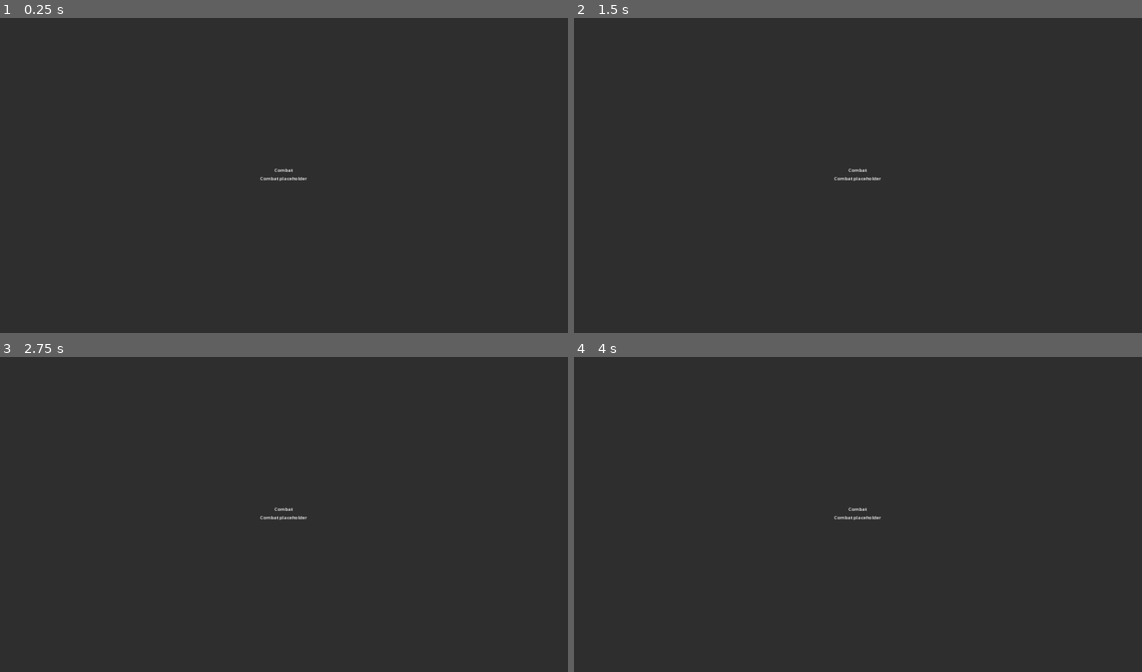
Above: before the commit, frames 1-4 (two rows, left to right).
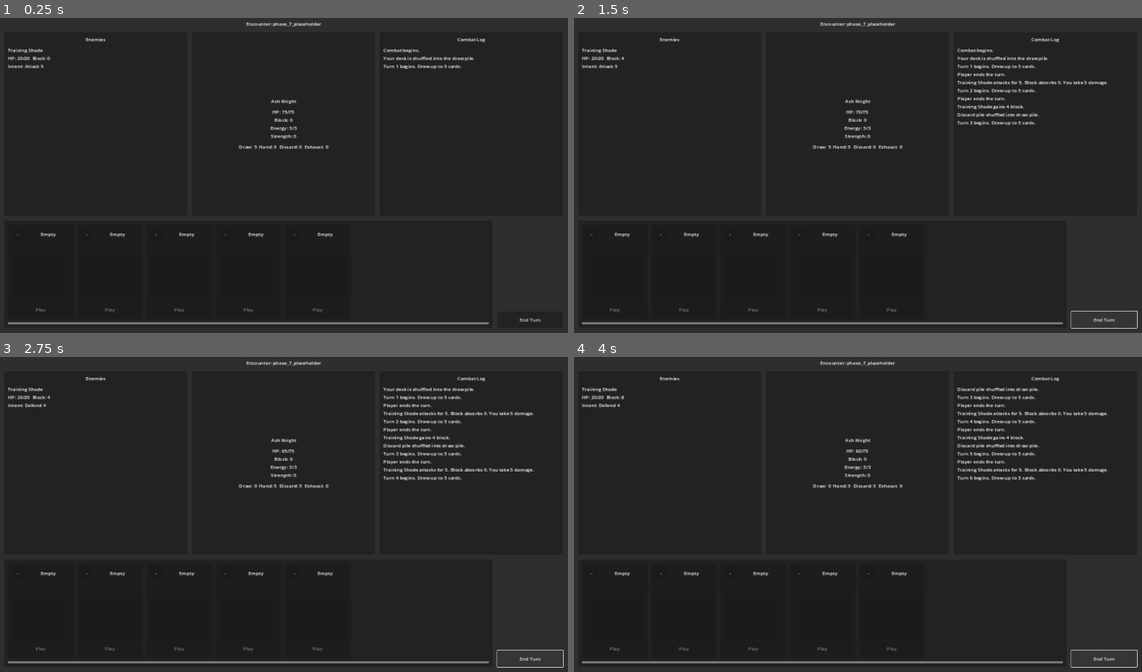
Above: after the commit, the same moments.

Repository: alexkemp8825-create/EMBER-ASCENT
Game: Godot game, scene res://scenes/combat/Combat.tscn
The game is run twice, just before and just after one commit, with the same random seed, the same clock (stepped at 60 frames per second) and the same inputs. This scene is started directly instead of the project's main scene.
Inputs (mouse positions are in pixels of both pictures, inside the frame that each line leads up to):
- Up to frame 1 (0.25 s): no input
- Up to frame 2 (1.5 s): click (1102, 320) at 0.5 s, where only the run after the commit has a clickable "End Turn"; click (1102, 320) at 1.25 s, where only the run after the commit has a clickable "End Turn"
- Up to frame 3 (2.75 s): click (528, 659) at 2 s, where only the run after the commit has a clickable "End Turn"
- Up to frame 4 (4 s): tap Enter at 2.75 s; tap Space at 3.5 s

The runs differ from the first frame. In frame 1, 1.7% of the frame differs, in the area x 1-96%, y 1-98%; in frame 2, 2.5%; in frame 3, 2.8%, in the area x 1-100%, y 1-99%; in frame 4, 2.8%.
Error after the commit: Trying to assign an array of type "Array" to a variable of type "Array[Dictionary]". (res://scripts/cards/CardData.gd:23)

Commit message:
Implement combat scene foundation
Co-authored-by: alexkemp8825-create <alexkemp8825-create@users.noreply.github.com>

Diff:
--- a/scenes/combat/Combat.tscn
+++ b/scenes/combat/Combat.tscn
@@ -1,4 +1,6 @@
-[gd_scene format=3]
+[gd_scene load_steps=2 format=3]
+
+[ext_resource type="Script" path="res://scripts/combat/CombatManager.gd" id="1_combat_manager"]
 
 [node name="Combat" type="PanelContainer"]
 layout_mode = 3
@@ -7,24 +9,151 @@
 anchor_bottom = 1.0
 grow_horizontal = 2
 grow_vertical = 2
+script = ExtResource("1_combat_manager")
 
 [node name="MarginContainer" type="MarginContainer" parent="."]
 layout_mode = 2
-theme_override_constants/margin_left = 48
-theme_override_constants/margin_top = 48
-theme_override_constants/margin_right = 48
-theme_override_constants/margin_bottom = 48
+theme_override_constants/margin_left = 24
+theme_override_constants/margin_top = 24
+theme_override_constants/margin_right = 24
+theme_override_constants/margin_bottom = 24
 
 [node name="Content" type="VBoxContainer" parent="MarginContainer"]
 layout_mode = 2
-alignment = 1
+theme_override_constants/separation = 16
 
-[node name="Title" type="Label" parent="MarginContainer/Content"]
+[node name="EncounterTitle" type="Label" parent="MarginContainer/Content"]
+unique_name_in_owner = true
 layout_mode = 2
 text = "Combat"
 horizontal_alignment = 1
 
-[node name="Subtitle" type="Label" parent="MarginContainer/Content"]
+[node name="Battlefield" type="HBoxContainer" parent="MarginContainer/Content"]
 layout_mode = 2
-text = "Combat placeholder"
+size_flags_vertical = 3
+theme_override_constants/separation = 16
+
+[node name="EnemiesPanel" type="PanelContainer" parent="MarginContainer/Content/Battlefield"]
+custom_minimum_size = Vector2(320, 0)
+layout_mode = 2
+size_flags_horizontal = 3
+
+[node name="EnemiesMargin" type="MarginContainer" parent="MarginContainer/Content/Battlefield/EnemiesPanel"]
+layout_mode = 2
+theme_override_constants/margin_left = 12
+theme_override_constants/margin_top = 12
+theme_override_constants/margin_right = 12
+theme_override_constants/margin_bottom = 12
+
+[node name="EnemiesContent" type="VBoxContainer" parent="MarginContainer/Content/Battlefield/EnemiesPanel/EnemiesMargin"]
+layout_mode = 2
+theme_override_constants/separation = 12
+
+[node name="EnemiesTitle" type="Label" parent="MarginContainer/Content/Battlefield/EnemiesPanel/EnemiesMargin/EnemiesContent"]
+layout_mode = 2
+text = "Enemies"
 horizontal_alignment = 1
+
+[node name="EnemiesContainer" type="VBoxContainer" parent="MarginContainer/Content/Battlefield/EnemiesPanel/EnemiesMargin/EnemiesContent"]
+unique_name_in_owner = true
+layout_mode = 2
+theme_override_constants/separation = 12
+
+[node name="PlayerPanel" type="PanelContainer" parent="MarginContainer/Content/Battlefield"]
+custom_minimum_size = Vector2(360, 0)
+layout_mode = 2
+size_flags_horizontal = 3
+
+[node name="PlayerMargin" type="MarginContainer" parent="MarginContainer/Content/Battlefield/PlayerPanel"]
+layout_mode = 2
+theme_override_constants/margin_left = 12
+theme_override_constants/margin_top = 12
+theme_override_constants/margin_right = 12
+theme_override_constants/margin_bottom = 12
+
+[node name="PlayerContent" type="VBoxContainer" parent="MarginContainer/Content/Battlefield/PlayerPanel/PlayerMargin"]
+layout_mode = 2
+theme_override_constants/separation = 12
+alignment = 1
+
+[node name="PlayerTitle" type="Label" parent="MarginContainer/Content/Battlefield/PlayerPanel/PlayerMargin/PlayerContent"]
+layout_mode = 2
+text = "Ash Knight"
+horizontal_alignment = 1
+
+[node name="PlayerStatsLabel" type="Label" parent="MarginContainer/Content/Battlefield/PlayerPanel/PlayerMargin/PlayerContent"]
+unique_name_in_owner = true
+layout_mode = 2
+text = "HP: -\nBlock: -\nEnergy: -\nStrength: -"
+horizontal_alignment = 1
+
+[node name="PileStatsLabel" type="Label" parent="MarginContainer/Content/Battlefield/PlayerPanel/PlayerMargin/PlayerContent"]
+unique_name_in_owner = true
+layout_mode = 2
+text = "Draw: 0  Hand: 0  Discard: 0  Exhaust: 0"
+horizontal_alignment = 1
+
+[node name="LogPanel" type="PanelContainer" parent="MarginContainer/Content/Battlefield"]
+custom_minimum_size = Vector2(360, 0)
+layout_mode = 2
+size_flags_horizontal = 3
+
+[node name="LogMargin" type="MarginContainer" parent="MarginContainer/Content/Battlefield/LogPanel"]
+layout_mode = 2
+theme_override_constants/margin_left = 12
+theme_override_constants/margin_top = 12
+theme_override_constants/margin_right = 12
+theme_override_constants/margin_bottom = 12
+
+[node name="LogContent" type="VBoxContainer" parent="MarginContainer/Content/Battlefield/LogPanel/LogMargin"]
+layout_mode = 2
+theme_override_constants/separation = 12
+
+[node name="LogTitle" type="Label" parent="MarginContainer/Content/Battlefield/LogPanel/LogMargin/LogContent"]
+layout_mode = 2
+text = "Combat Log"
+horizontal_alignment = 1
+
+[node name="CombatLogLabel" type="Label" parent="MarginContainer/Content/Battlefield/LogPanel/LogMargin/LogContent"]
+unique_name_in_owner = true
+layout_mode = 2
+size_flags_vertical = 3
+text = ""
+autowrap_mode = 3
+
+[node name="BottomArea" type="HBoxContainer" parent="MarginContainer/Content"]
+layout_mode = 2
+theme_override_constants/separation = 16
+
+[node name="HandPanel" type="PanelContainer" parent="MarginContainer/Content/BottomArea"]
+custom_minimum_size = Vector2(0, 360)
+layout_mode = 2
+size_flags_horizontal = 3
+
+[node name="HandMargin" type="MarginContainer" parent="MarginContainer/Content/BottomArea/HandPanel"]
+layout_mode = 2
+theme_override_constants/margin_left = 12
+theme_override_constants/margin_top = 12
+theme_override_constants/margin_right = 12
+theme_override_constants/margin_bottom = 12
+
+[node name="HandScroll" type="ScrollContainer" parent="MarginContainer/Content/BottomArea/HandPanel/HandMargin"]
+layout_mode = 2
+horizontal_scroll_mode = 2
+vertical_scroll_mode = 0
+
+[node name="HandContainer" type="HBoxContainer" parent="MarginContainer/Content/BottomArea/HandPanel/HandMargin/HandScroll"]
+unique_name_in_owner = true
+layout_mode = 2
+theme_override_constants/separation = 12
+
+[node name="TurnControls" type="VBoxContainer" parent="MarginContainer/Content/BottomArea"]
+custom_minimum_size = Vector2(220, 0)
+layout_mode = 2
+alignment = 2
+
+[node name="EndTurnButton" type="Button" parent="MarginContainer/Content/BottomArea/TurnControls"]
+unique_name_in_owner = true
+custom_minimum_size = Vector2(200, 56)
+layout_mode = 2
+text = "End Turn"
--- /dev/null
+++ b/scripts/combat/CombatManager.gd
@@ -0,0 +1,311 @@
+extends PanelContainer
+
+const STARTING_ENERGY := 3
+const CARDS_DRAWN_PER_TURN := 5
+const PLACEHOLDER_STARTER_DECK := [
+	"ember_strike",
+	"ember_strike",
+	"ember_strike",
+	"ember_strike",
+	"ember_strike",
+	"guard_up",
+	"guard_up",
+	"guard_up",
+	"guard_up",
+	"burning_oath",
+]
+
+const CARD_VIEW_SCENE := preload("res://scenes/ui/CardView.tscn")
+
+@onready var encounter_title: Label = %EncounterTitle
+@onready var enemies_container: VBoxContainer = %EnemiesContainer
+@onready var player_stats_label: Label = %PlayerStatsLabel
+@onready var pile_stats_label: Label = %PileStatsLabel
+@onready var hand_container: HBoxContainer = %HandContainer
+@onready var combat_log_label: Label = %CombatLogLabel
+@onready var end_turn_button: Button = %EndTurnButton
+
+var encounter_id: String = "phase_7_placeholder"
+
+var hp: int = 0
+var block: int = 0
+var energy: int = STARTING_ENERGY
+var strength: int = 0
+var draw_pile: Array[CardInstance] = []
+var hand: Array[CardInstance] = []
+var discard_pile: Array[CardInstance] = []
+var exhaust_pile: Array[CardInstance] = []
+
+var _enemies: Array[Dictionary] = []
+var _turn_number: int = 0
+var _combat_started := false
+var _combat_log: Array[String] = []
+
+
+func _ready() -> void:
+	end_turn_button.pressed.connect(_on_end_turn_pressed)
+	call_deferred("_start_combat")
+
+
+func set_payload(payload: Dictionary) -> void:
+	encounter_id = payload.get("encounter_id", encounter_id)
+
+
+func _start_combat() -> void:
+	if _combat_started:
+		return
+
+	_combat_started = true
+	encounter_title.text = "Encounter: %s" % encounter_id
+	hp = RunState.current_hp if RunState.current_hp > 0 else 75
+	block = 0
+	energy = STARTING_ENERGY
+	strength = 0
+	draw_pile = _create_draw_pile()
+	hand.clear()
+	discard_pile.clear()
+	exhaust_pile.clear()
+	_enemies = _create_placeholder_encounter()
+
+	_log("Combat begins.")
+	_log("Your deck is shuffled into the draw pile.")
+	_start_player_turn()
+
+
+func _create_draw_pile() -> Array[CardInstance]:
+	var source_deck: Array = RunState.deck.duplicate()
+
+	if source_deck.is_empty():
+		source_deck = PLACEHOLDER_STARTER_DECK.duplicate()
+
+	var instances: Array[CardInstance] = []
+	for card_id in source_deck:
+		instances.append(CardInstance.new().setup(str(card_id)))
+
+	return _shuffle_card_instances(instances)
+
+
+func _create_placeholder_encounter() -> Array[Dictionary]:
+	return [
+		{
+			"id": "phase_7_training_shade",
+			"display_name": "Training Shade",
+			"hp": 20,
+			"max_hp": 20,
+			"block": 0,
+			"actions": [
+				{"type": "attack", "amount": 5},
+				{"type": "block", "amount": 4},
+			],
+			"action_index": 0,
+		},
+	]
+
+
+func _start_player_turn() -> void:
+	_turn_number += 1
+	energy = STARTING_ENERGY
+	block = 0
+	_draw_cards(CARDS_DRAWN_PER_TURN)
+	_log("Turn %d begins. Drew up to %d cards." % [_turn_number, CARDS_DRAWN_PER_TURN])
+	_refresh_ui()
+
+
+func _draw_cards(amount: int) -> void:
+	for _index in range(amount):
+		if draw_pile.is_empty():
+			_refill_draw_pile_from_discard()
+
+		if draw_pile.is_empty():
+			return
+
+		hand.append(draw_pile.pop_back())
+
+
+func _refill_draw_pile_from_discard() -> void:
+	if discard_pile.is_empty():
+		return
+
+	draw_pile = _shuffle_card_instances(discard_pile)
+	discard_pile.clear()
+	_log("Discard pile shuffled into draw pile.")
+
+
+func _on_end_turn_pressed() -> void:
+	_log("Player ends the turn.")
+	_discard_hand()
+	_resolve_enemy_turn()
+
+	if _is_defeated():
+		_handle_defeat()
+		return
+
+	_choose_next_enemy_intents()
+	_start_player_turn()
+
+
+func _discard_hand() -> void:
+	for card_instance in hand:
+		discard_pile.append(card_instance)
+
+	hand.clear()
+
+
+func _resolve_enemy_turn() -> void:
+	for enemy in _enemies:
+		if enemy.get("hp", 0) <= 0:
+			continue
+
+		var action := _get_enemy_action(enemy)
+		match action.get("type", ""):
+			"attack":
+				_resolve_enemy_attack(enemy, int(action.get("amount", 0)))
+			"block":
+				var block_amount := int(action.get("amount", 0))
+				enemy["block"] = int(enemy.get("block", 0)) + block_amount
+				_log("%s gains %d block." % [enemy.get("display_name", "Enemy"), block_amount])
+			_:
+				_log("%s hesitates." % enemy.get("display_name", "Enemy"))
+
+
+func _resolve_enemy_attack(enemy: Dictionary, amount: int) -> void:
+	var blocked_damage: int = min(block, amount)
+	var damage: int = amount - blocked_damage
+	block -= blocked_damage
+	hp -= damage
+	_log("%s attacks for %d. Block absorbs %d. You take %d damage." % [
+		enemy.get("display_name", "Enemy"),
+		amount,
+		blocked_damage,
+		damage,
+	])
+
+
+func _choose_next_enemy_intents() -> void:
+	for enemy in _enemies:
+		var action_count: int = enemy.get("actions", []).size()
+		if action_count <= 0:
+			continue
+
+		enemy["action_index"] = (int(enemy.get("action_index", 0)) + 1) % action_count
+
+
+func _get_enemy_action(enemy: Dictionary) -> Dictionary:
+	var actions: Array = enemy.get("actions", [])
+	if actions.is_empty():
+		return {}
+
+	return actions[int(enemy.get("action_index", 0))]
+
+
+func _shuffle_card_instances(cards: Array[CardInstance]) -> Array[CardInstance]:
+	var shuffled: Array = RNG.shuffle_array(cards)
+	var typed_cards: Array[CardInstance] = []
+
+	for card in shuffled:
+		typed_cards.append(card)
+
+	return typed_cards
+
+
+func _on_card_play_requested(card_instance: CardInstance) -> void:
+	_log("Selected %s. Card effects arrive in Phase 8." % card_instance.card_id)
+
+
+func _is_defeated() -> bool:
+	return hp <= 0
+
+
+func _are_all_enemies_defeated() -> bool:
+	for enemy in _enemies:
+		if enemy.get("hp", 0) > 0:
+			return false
+
+	return true
+
+
+func _handle_victory() -> void:
+	RunState.current_hp = max(hp, 1)
+	_log("Victory.")
+	SceneLoader.change_to_rewards({})
+
+
+func _handle_defeat() -> void:
+	_log("Defeat.")
+	SceneLoader.change_to_main_menu()
+
+
+func _refresh_ui() -> void:
+	if _are_all_enemies_defeated():
+		_handle_victory()
+		return
+
+	player_stats_label.text = "HP: %d/%d\nBlock: %d\nEnergy: %d/%d\nStrength: %d" % [
+		hp,
+		RunState.max_hp if RunState.max_hp > 0 else 75,
+		block,
+		energy,
+		STARTING_ENERGY,
+		strength,
+	]
+	pile_stats_label.text = "Draw: %d  Hand: %d  Discard: %d  Exhaust: %d" % [
+		draw_pile.size(),
+		hand.size(),
+		discard_pile.size(),
+		exhaust_pile.size(),
+	]
+	_refresh_enemies()
+	_refresh_hand()
+	_refresh_log()
+
+
+func _refresh_enemies() -> void:
+	for child in enemies_container.get_children():
+		child.queue_free()
+
+	for enemy in _enemies:
+		var action := _get_enemy_action(enemy)
+		var enemy_label := Label.new()
+		enemy_label.autowrap_mode = TextServer.AUTOWRAP_WORD_SMART
+		enemy_label.text = "%s\nHP: %d/%d  Block: %d\nIntent: %s" % [
+			enemy.get("display_name", "Enemy"),
+			enemy.get("hp", 0),
+			enemy.get("max_hp", 0),
+			enemy.get("block", 0),
+			_format_intent(action),
+		]
+		enemies_container.add_child(enemy_label)
+
+
+func _refresh_hand() -> void:
+	for child in hand_container.get_children():
+		child.queue_free()
+
+	for card_instance in hand:
+		var card_view := CARD_VIEW_SCENE.instantiate()
+		hand_container.add_child(card_view)
+		card_view.set_card_instance(card_instance)
+		card_view.play_pressed.connect(_on_card_play_requested)
+
+
+func _refresh_log() -> void:
+	combat_log_label.text = "\n".join(_combat_log)
+
+
+func _format_intent(action: Dictionary) -> String:
+	match action.get("type", ""):
+		"attack":
+			return "Attack %d" % action.get("amount", 0)
+		"block":
+			return "Defend %d" % action.get("amount", 0)
+		_:
+			return "Unknown"
+
+
+func _log(message: String) -> void:
+	_combat_log.append(message)
+	if _combat_log.size() > 12:
+		_combat_log.pop_front()
+
+	if is_node_ready():
+		_refresh_log()
--- a/scripts/core/GameState.gd
+++ b/scripts/core/GameState.gd
@@ -1,6 +1,6 @@
 extends Node
 
-const VERSION := "0.1.0-phase-6"
+const VERSION := "0.1.0-phase-7"
 
 var current_screen: String = "main_menu"
 var game_version: String = VERSION
Not shown, removed: scripts/combat/.gitkeep
